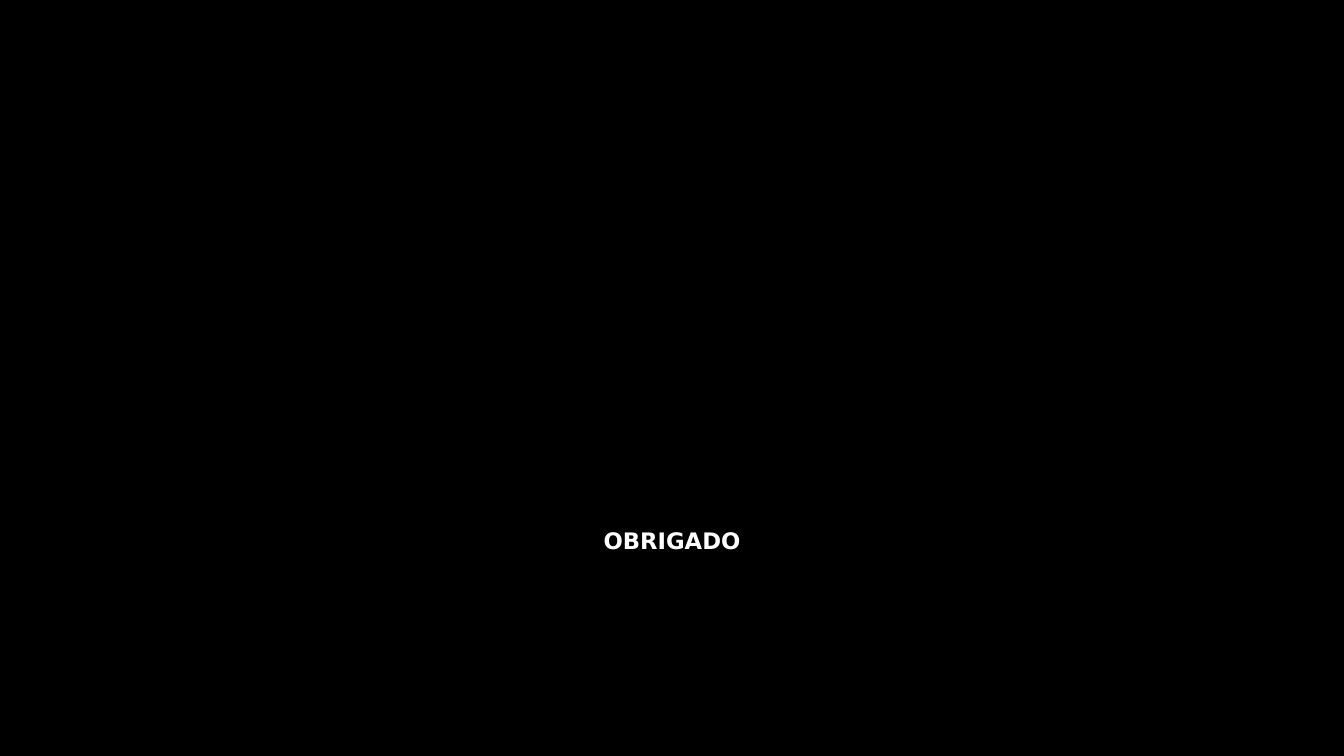
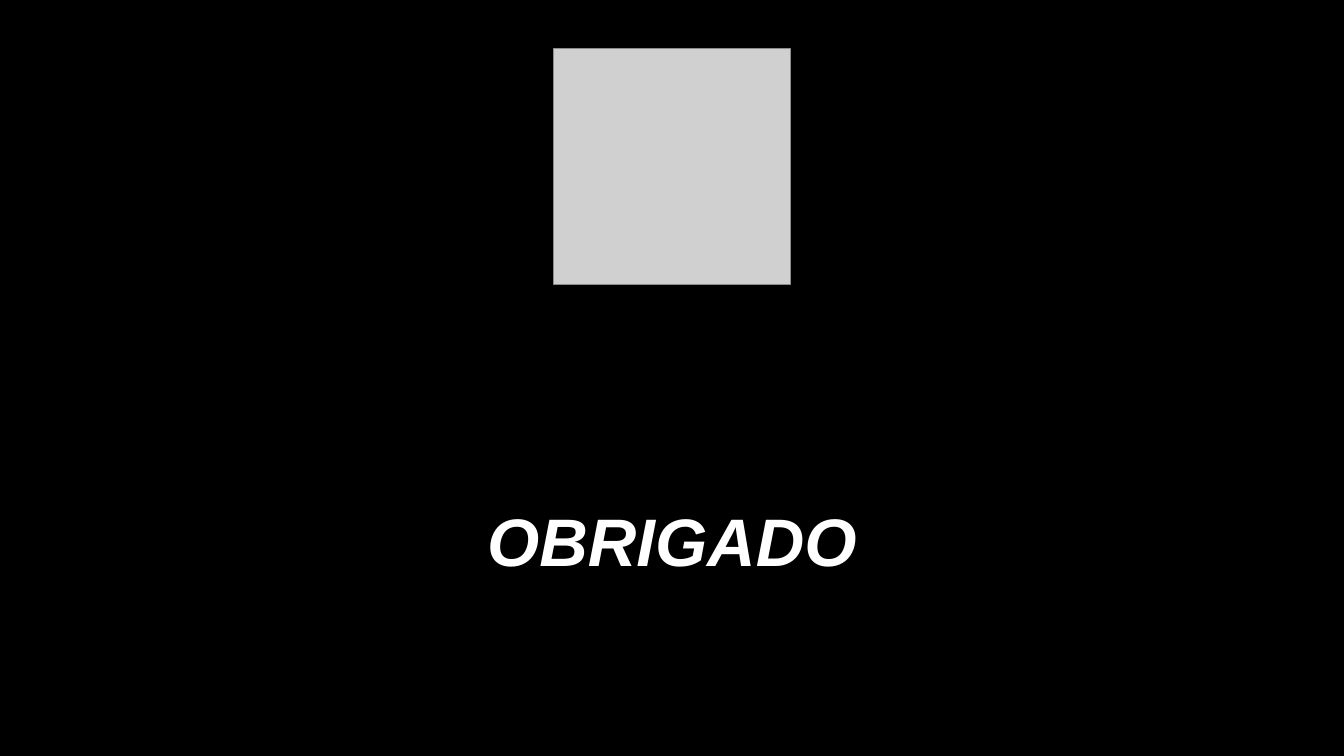
Before and after one commit to CauaReck/ptic, a slide deck: slide 6 of Cauã Reck Mello 1DS.pptx. Drawn at 1344x756 pixels with LibreOffice and Linux fonts; fonts in the diff are those of the drawing; grey boxes stand for pictures; background and template pictures are left out. Boxes give left, top, right and bottom in pixels: in the first picture for what was removed or moved away, otherwise in the second. Text is boxed around its words. In the diff, an @@ line names an element or a change of style, - is before the commit and + after.

```diff
--- a/Cauã Reck Mello 1DS.pptx
+++ b/Cauã Reck Mello 1DS.pptx
@@ picture added at [554, 48, 789, 284] @@
@@ text "OBRIGADO": place and size @@
-text "OBRIGADO" at [604, 532, 741, 550]
+text "OBRIGADO" at [487, 519, 856, 567]
@@ text "OBRIGADO" at [487, 519, 856, 567]: size 16.2 to 48 pt, font DejaVu Sans to Arial, italic on; line spacing 0.7 to 0.9 @@
```
Also in this commit, not shown: 5 other slides changed.
